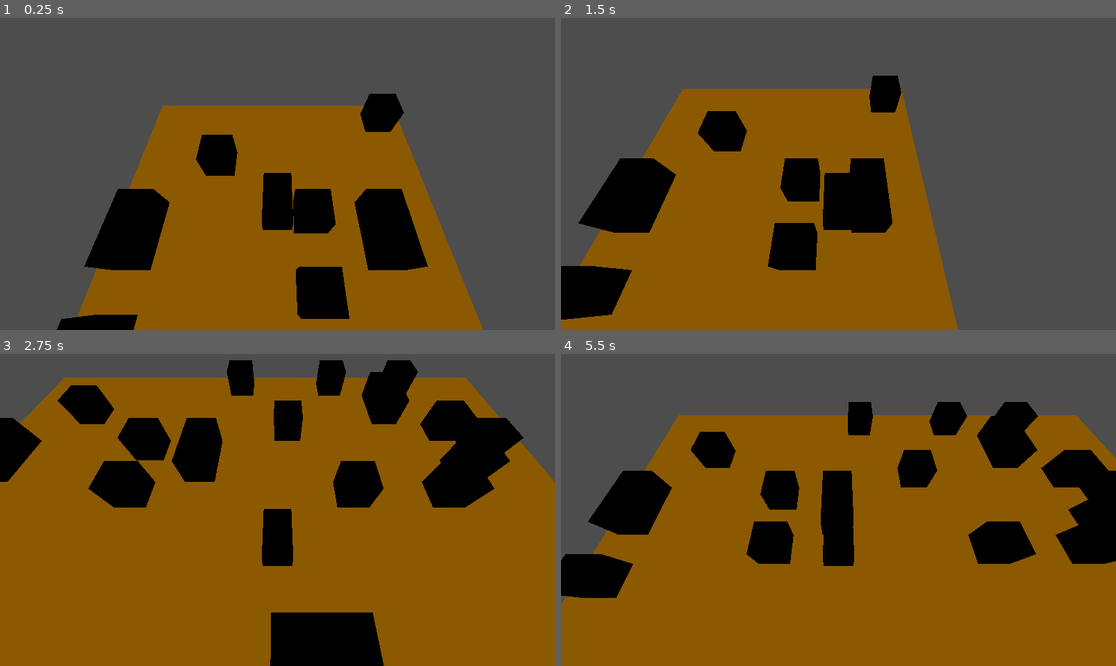
Above: before the commit, frames 1-4 (two rows, left to right).
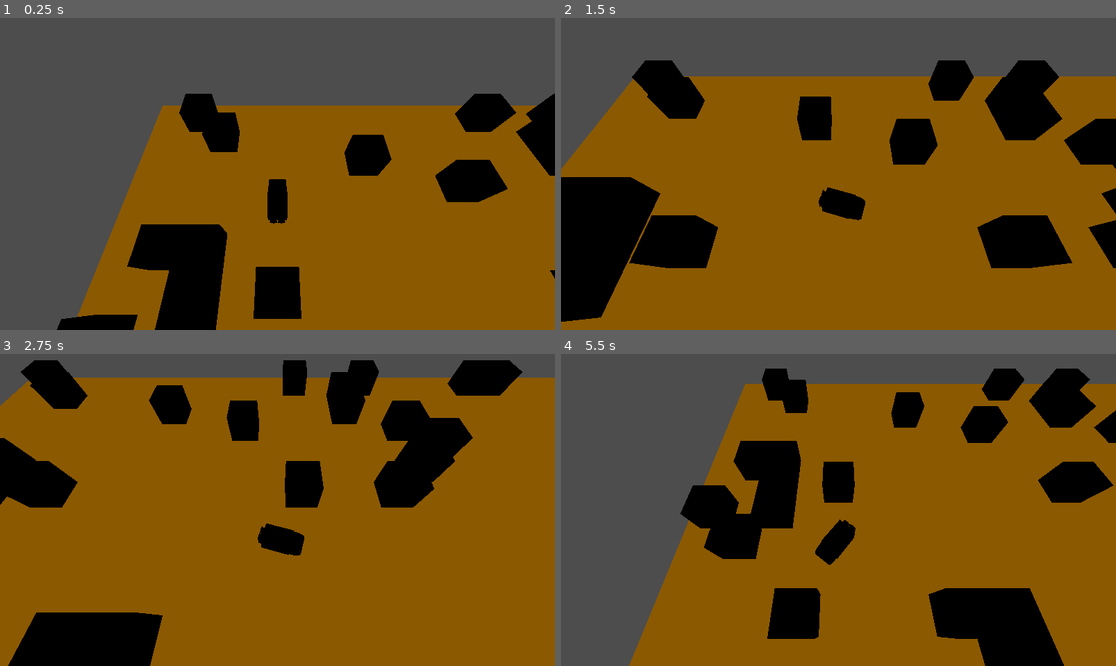
Above: after the commit, the same moments.

Repository: learnictnow/godot-procedural-spawn
Game: Godot game, scene res://build_level.tscn
Same seed, same stepped clock (60 frames per second), same inputs: the game is played once before the commit and once after it. Before the commit the project starts from res://Game.tscn.
Inputs:
- Up to frame 1 (0.25 s): no input
- Up to frame 2 (1.5 s): tap Enter (ui_accept) at 0.5, 0.77 s; hold Right (ui_right) 0.53-1.28 s; hold Down (ui_down) from 1.28 s (still down)
- Up to frame 3 (2.75 s): tap Enter (ui_accept) at 1.52 s; release Down (ui_down) at 2.03 s; hold Right (ui_right) from 2.03 s (still down)
- Up to frame 4 (5.5 s): release Right (ui_right) at 2.78 s; hold Up (ui_up) 2.78-3.53 s; tap Enter (ui_accept) at 3.02, 3.77, 4.52 s; hold Left (ui_left) 3.53-5.03 s; hold Down (ui_down) from 5.03 s (still down)

The runs differ from the first frame. In frame 1, 31% of the frame differs, in the area x 15-100%, y 24-100%; in frame 2, 47%, in the area x 0-100%, y 13-100%; in frame 3, 33%; in frame 4, 38%.

Commit message:
Added directional turning

Diff:
--- a/player.gd
+++ b/player.gd
@@ -7,6 +7,7 @@
 # Get the gravity from the project settings to be synced with RigidBody nodes.
 var gravity = ProjectSettings.get_setting("physics/3d/default_gravity")
 
+var last_direction = Vector3.FORWARD
 
 func _physics_process(delta):
 	# Add the gravity.
@@ -22,10 +23,13 @@
 	var input_dir = Input.get_vector("ui_left", "ui_right", "ui_up", "ui_down")
 	var direction = (transform.basis * Vector3(input_dir.x, 0, input_dir.y)).normalized()
 	if direction:
+		last_direction = direction
 		velocity.x = direction.x * SPEED
 		velocity.z = direction.z * SPEED
 	else:
 		velocity.x = move_toward(velocity.x, 0, SPEED)
 		velocity.z = move_toward(velocity.z, 0, SPEED)
 
+	$Body.rotation.y = lerp_angle($Body.rotation.y, atan2(-last_direction.x, -last_direction.z), delta * 2)
+
 	move_and_slide()
--- a/player.tscn
+++ b/player.tscn
@@ -7,26 +7,58 @@
 
 [sub_resource type="BoxMesh" id="BoxMesh_3gpw4"]
 material = SubResource("StandardMaterial3D_r3tix")
-size = Vector3(0.75, 0.5, 1.25)
+size = Vector3(0.5, 0.5, 0.75)
 
 [sub_resource type="StandardMaterial3D" id="StandardMaterial3D_x5q1j"]
 albedo_color = Color(0.427451, 1, 1, 1)
 
 [sub_resource type="BoxShape3D" id="BoxShape3D_g435l"]
-size = Vector3(0.75, 0.75, 1.25)
+size = Vector3(0.5, 0.75, 0.75)
 
 [node name="Player" type="CharacterBody3D" groups=["Player"]]
 transform = Transform3D(1, 0, 0, 0, 1, 0, 0, 0, 1, 0, 2, 0)
 script = ExtResource("1_n8b4k")
 
-[node name="MeshInstance3D" type="MeshInstance3D" parent="."]
+[node name="Body" type="MeshInstance3D" parent="."]
 mesh = SubResource("BoxMesh_3gpw4")
 
-[node name="CSGCylinder3D" type="CSGCylinder3D" parent="MeshInstance3D"]
-transform = Transform3D(-4.37114e-08, 1, 4.37114e-08, 0, -4.37114e-08, 1, 1, 4.37114e-08, 1.91069e-15, 0, 0, -0.625)
+[node name="CSGCylinder3D" type="CSGCylinder3D" parent="Body"]
+transform = Transform3D(-4.37114e-08, 1, 4.37114e-08, 0, -4.37114e-08, 1, 1, 4.37114e-08, 1.91069e-15, 0, 0, -0.425)
 radius = 0.25
-height = 0.75
+height = 0.45
 sides = 16
+material = SubResource("StandardMaterial3D_x5q1j")
+
+[node name="CSGCylinder3D2" type="CSGCylinder3D" parent="Body"]
+transform = Transform3D(1, 1.06581e-14, 4.02341e-21, 0, -4.37114e-08, 1, 1.06581e-14, -1, -4.37114e-08, 0.1, 0.0999999, 0.375)
+radius = 0.1
+height = 0.2
+sides = 16
+cone = true
+material = SubResource("StandardMaterial3D_x5q1j")
+
+[node name="CSGCylinder3D3" type="CSGCylinder3D" parent="Body"]
+transform = Transform3D(1, 1.06581e-14, 4.02341e-21, 0, -4.37114e-08, 1, 1.06581e-14, -1, -4.37114e-08, -0.1, 0.0999999, 0.375)
+radius = 0.1
+height = 0.2
+sides = 16
+cone = true
+material = SubResource("StandardMaterial3D_x5q1j")
+
+[node name="CSGCylinder3D4" type="CSGCylinder3D" parent="Body"]
+transform = Transform3D(1, 1.06581e-14, 4.02341e-21, 0, -4.37114e-08, 1, 1.06581e-14, -1, -4.37114e-08, 0.1, -0.1, 0.375)
+radius = 0.1
+height = 0.2
+sides = 16
+cone = true
+material = SubResource("StandardMaterial3D_x5q1j")
+
+[node name="CSGCylinder3D5" type="CSGCylinder3D" parent="Body"]
+transform = Transform3D(1, 1.06581e-14, 4.02341e-21, 0, -4.37114e-08, 1, 1.06581e-14, -1, -4.37114e-08, -0.1, -0.1, 0.375)
+radius = 0.1
+height = 0.2
+sides = 16
+cone = true
 material = SubResource("StandardMaterial3D_x5q1j")
 
 [node name="CollisionShape3D" type="CollisionShape3D" parent="."]
--- a/project.godot
+++ b/project.godot
@@ -11,6 +11,6 @@
 [application]
 
 config/name="Godot-procedural-spawn"
-run/main_scene="res://Game.tscn"
+run/main_scene="res://build_level.tscn"
 config/features=PackedStringArray("4.2", "Forward Plus")
 config/icon="res://icon.svg"
